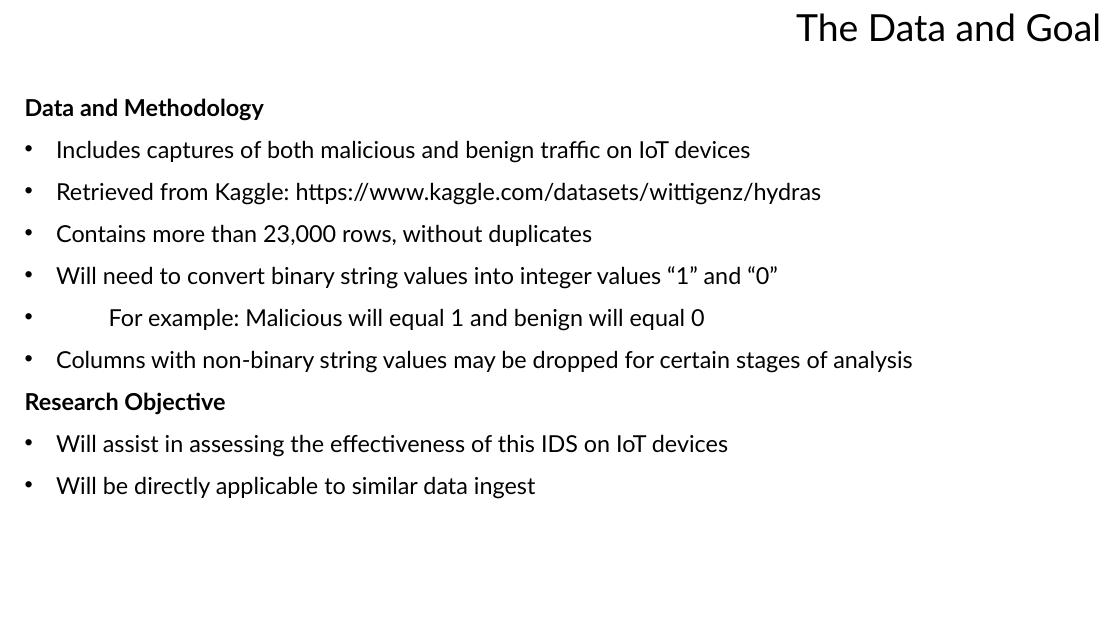
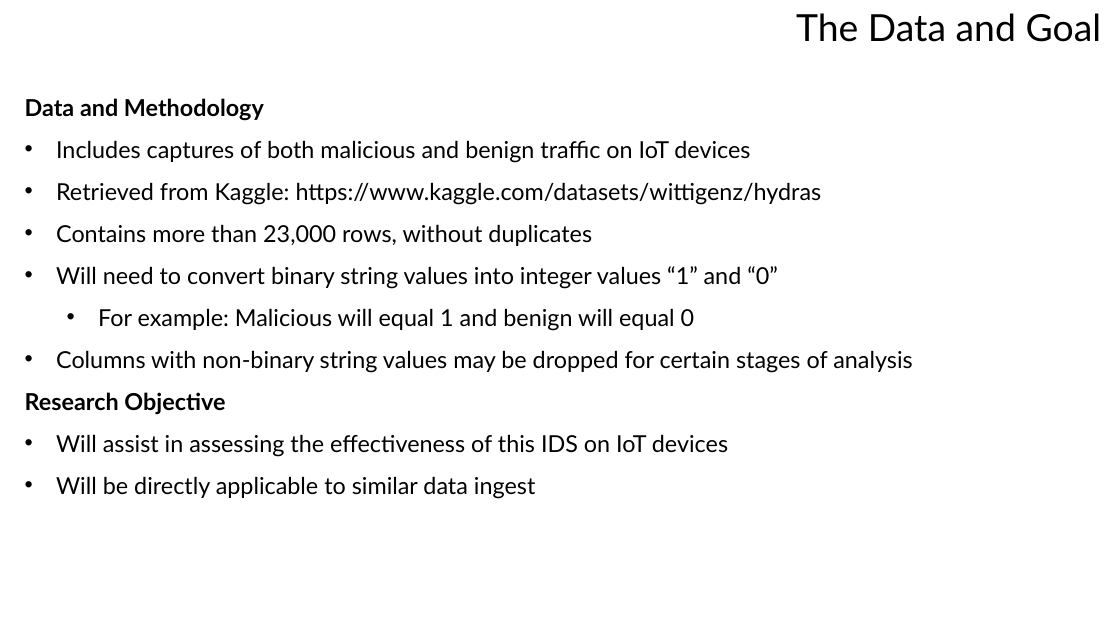
Before and after one commit to sdave777/Internet-of-Things_IDS_Data, a slide deck: slide 3 of Presentation.pptx. Drawn at 1120x630 pixels with LibreOffice and Linux fonts; fonts in the diff are those of the drawing; background and template pictures are left out. Boxes give left, top, right and bottom in pixels: in the first picture for what was removed or moved away, otherwise in the second. Text is boxed around its words. In the diff, an @@ line names an element or a change of style, - is before the commit and + after.

Commit message:
Last commit, proofread for formatting

```diff
--- a/Presentation.pptx
+++ b/Presentation.pptx
@@ text at <box>98,308,695,331</box>: list level 1 to 2 in "For example: Malicious will equal ..." @@
```
